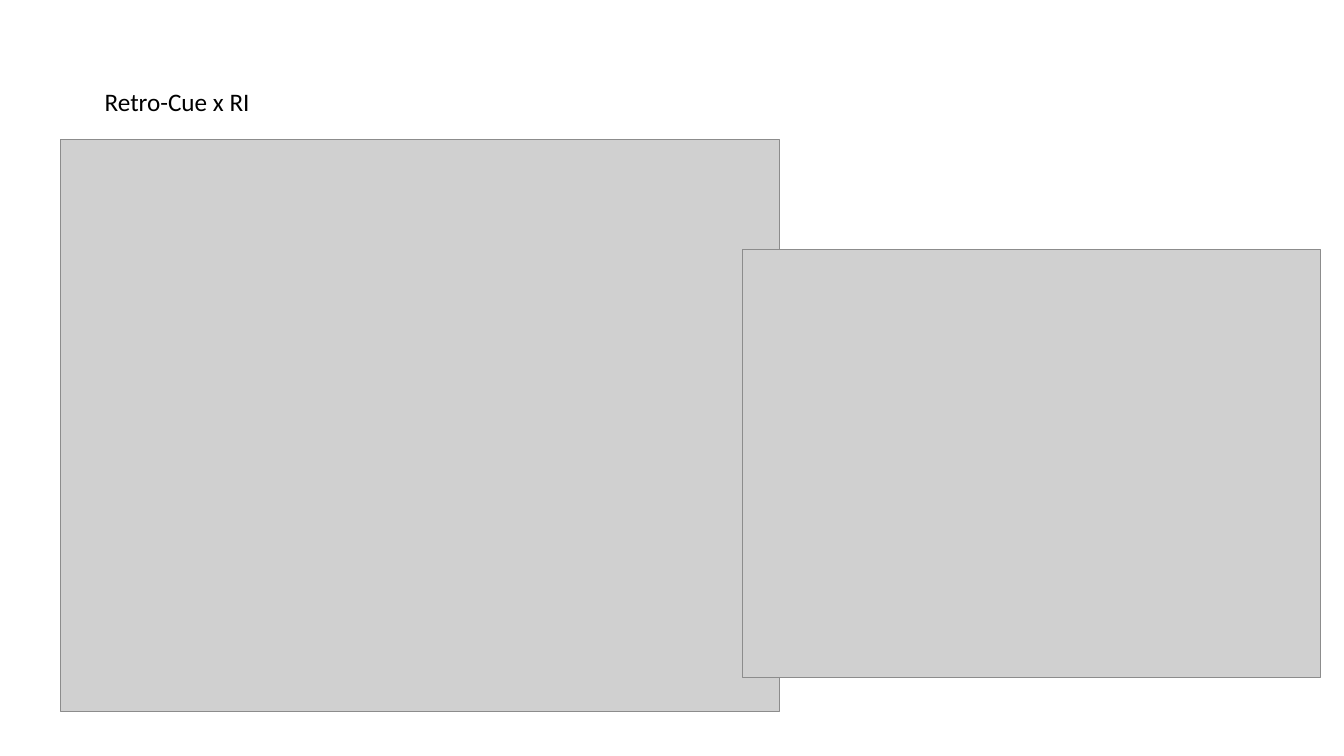
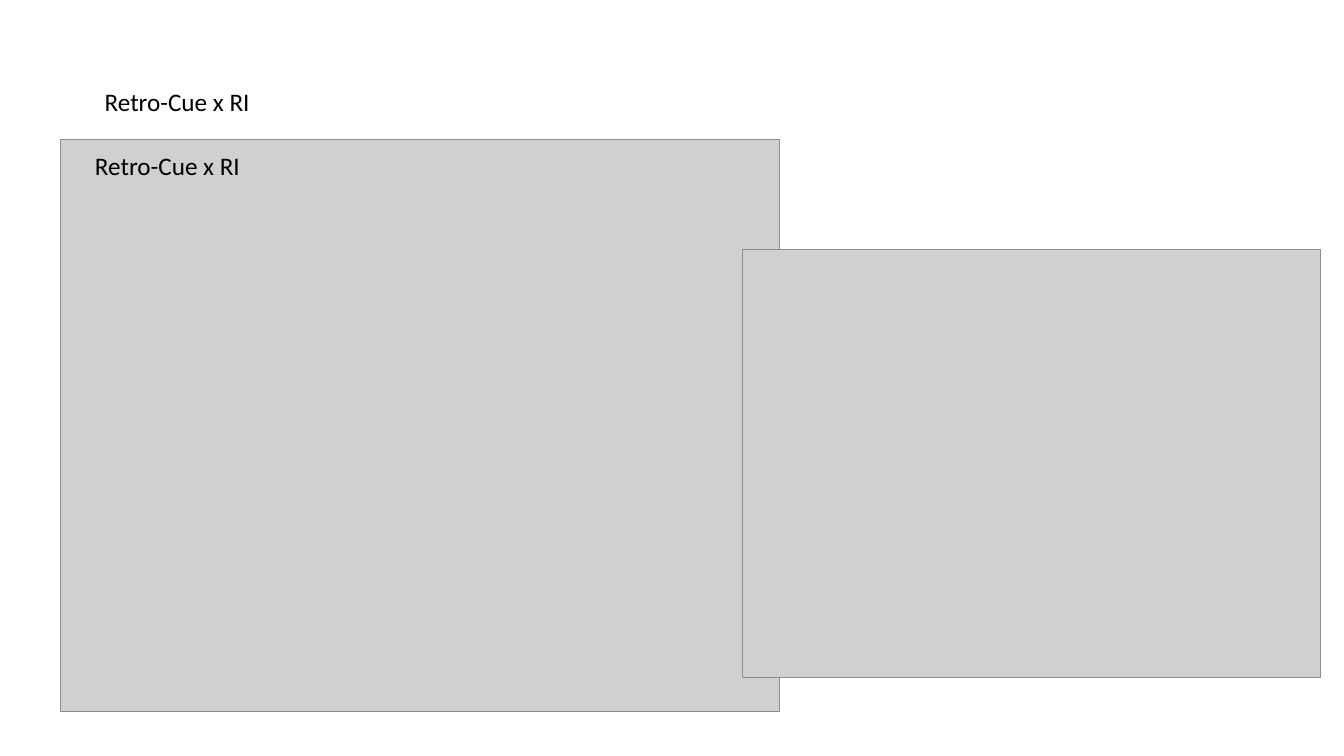
Before and after one commit to oberauer/IM.Simulation, a slide deck: slide 166 of IMSim.Mediated.Results.pptx. Drawn at 1344x756 pixels with LibreOffice and Linux fonts; fonts in the diff are those of the drawing; grey boxes stand for pictures. Boxes give left, top, right and bottom in pixels: in the first picture for what was removed or moved away, otherwise in the second. Text is boxed around its words. In the diff, an @@ line names an element or a change of style, - is before the commit and + after.

```diff
--- a/IMSim.Mediated.Results.pptx
+++ b/IMSim.Mediated.Results.pptx
@@ text added at bbox=[95, 158, 240, 175], 18 pt, text #000000 @@
+Retro-Cue x RI
```
Also in this commit, not shown: 3 other slides changed, 10 slides added, 4 slides removed.
